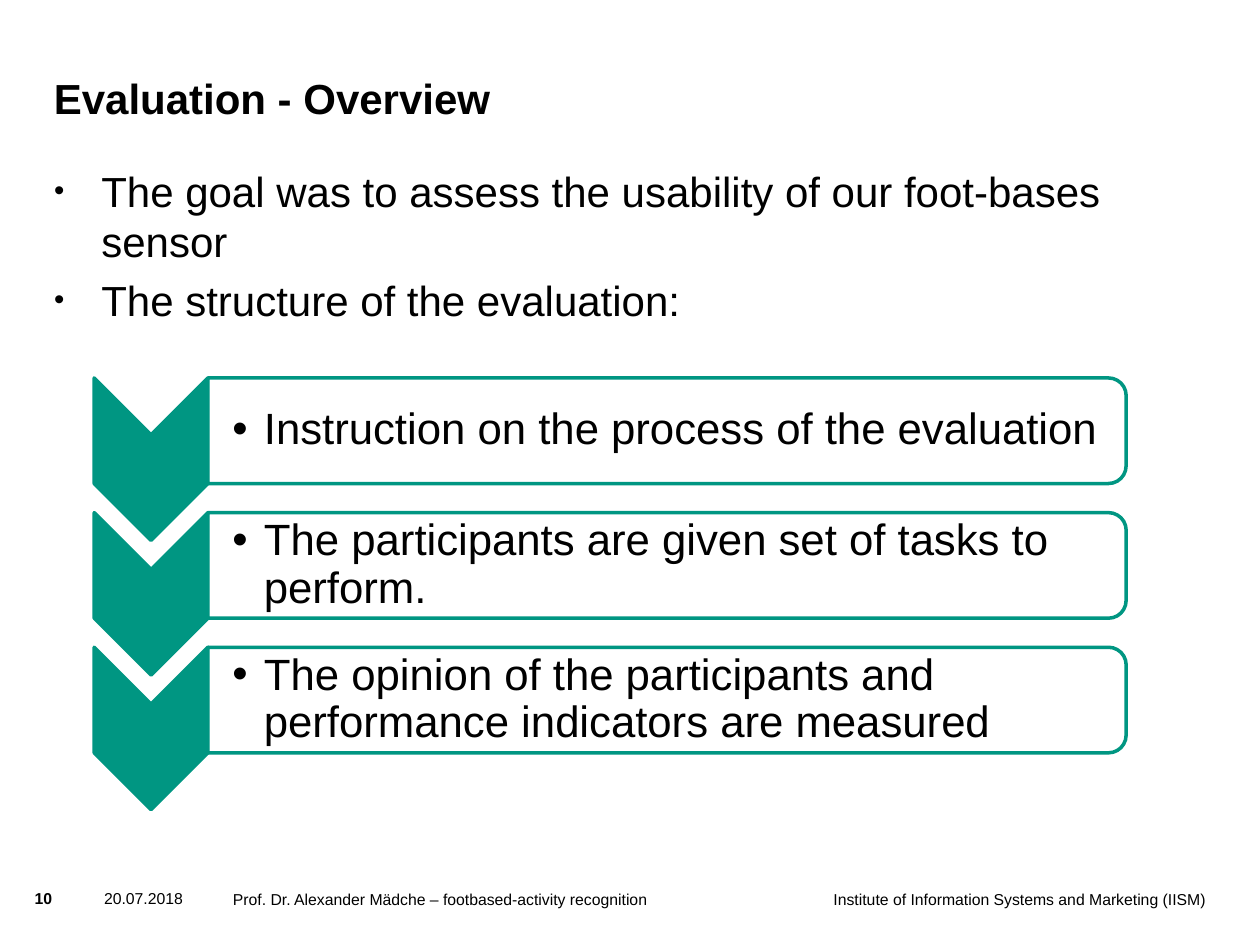
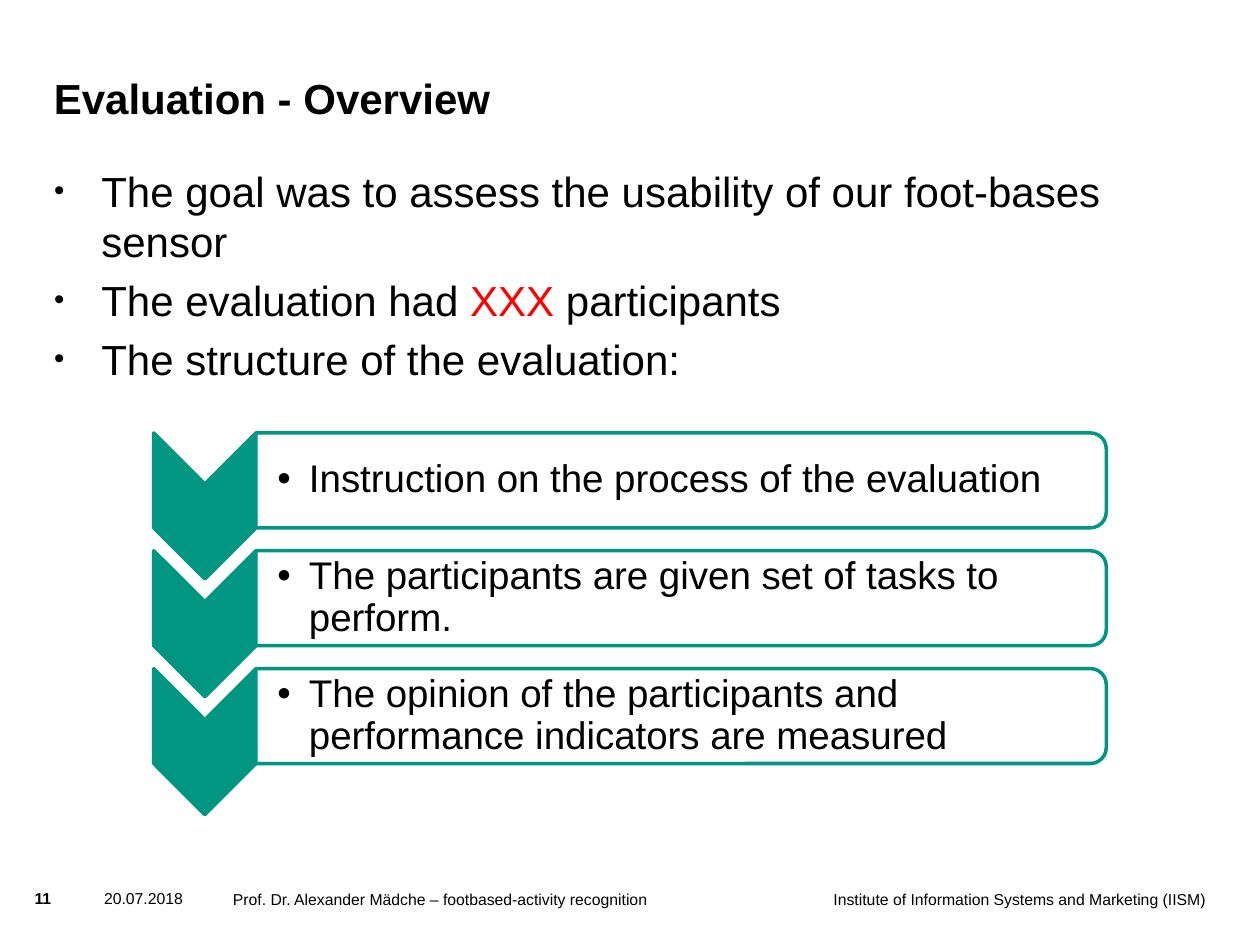
Before and after one commit to liskior/Footbased, a slide deck: slide 11 of docs/presentation/final presentation/final presentation_foot-based activity recognition.pptx (slide 10 before the commit). Drawn at 1260x945 pixels with LibreOffice and Linux fonts; fonts in the diff are those of the drawing; background and template pictures are left out. Boxes give left, top, right and bottom in pixels: in the first picture for what was removed or moved away, otherwise in the second. Text is boxed around its words. In the diff, an @@ line names an element or a change of style, - is before the commit and + after.

```diff
--- a/docs/presentation/final presentation/final presentation_foot-based activity recognition.pptx
+++ b/docs/presentation/final presentation/final presentation_foot-based activity recognition.pptx
@@ text at [101,285,781,324]: paragraph added @@
+• The evaluation had XXX participants
@@ chevron: place and size @@
-chevron at [94,377,207,540]
+chevron at [154,433,256,579]
@@ size 25 to 22 pt in 3 elements at [309,679,947,757], [309,561,998,639], [309,464,1041,500] @@
@@ text "Instruction on the process of ...": place and size @@
-text "Instruction on the process of ..." at [264,412,1097,453]
+text "Instruction on the process of ..." at [309,464,1041,500]
@@ round same rect: place and size @@
-round same rect at [207,379,1126,484]
+round same rect at [256,433,1106,528]
@@ chevron: place and size @@
-chevron at [94,512,207,675]
+chevron at [154,551,256,697]
@@ text "The participants are given set ...": place and size @@
-text "The participants are given set ..." at [264,523,1048,612]
+text "The participants are given set ..." at [309,561,998,639]
@@ round same rect: place and size @@
-round same rect at [207,512,1126,618]
+round same rect at [256,551,1106,645]
@@ chevron: place and size @@
-chevron at [94,647,207,810]
+chevron at [154,668,256,815]
@@ text "The opinion of the participants ...": place and size @@
-text "The opinion of the participants ..." at [264,658,990,746]
+text "The opinion of the participants ..." at [309,679,947,757]
@@ round same rect: place and size @@
-round same rect at [207,647,1126,753]
+round same rect at [256,669,1106,764]
@@ page number at [35,893,52,904]: text changed @@
-10
+11
```
Also in this commit, not shown: 5 other slides changed, 2 slides added, 1 slide removed, 1 other file.
